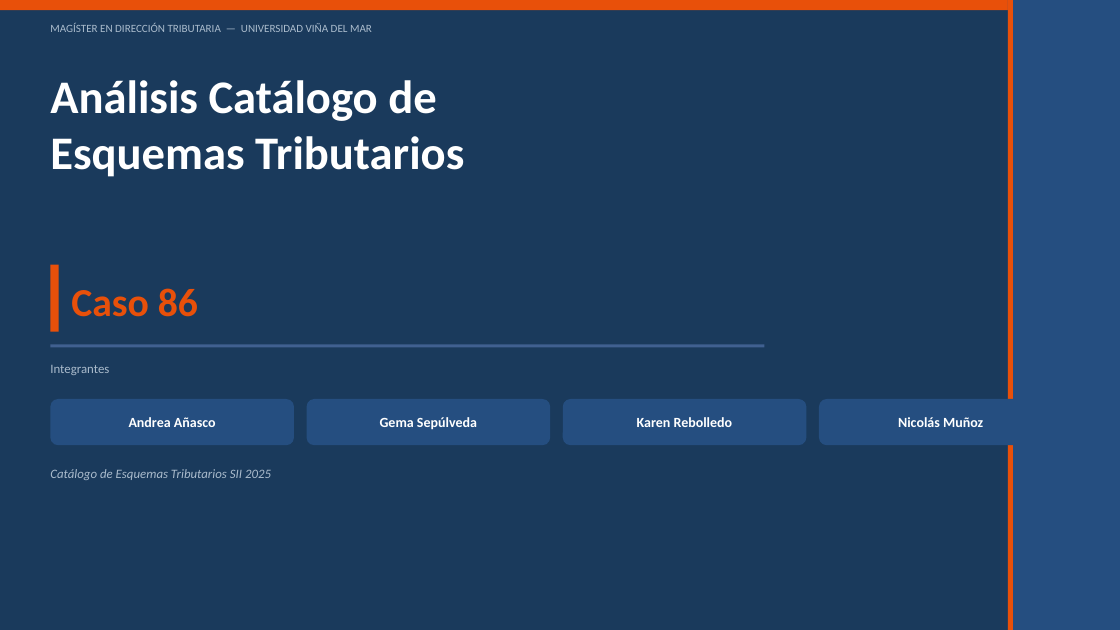
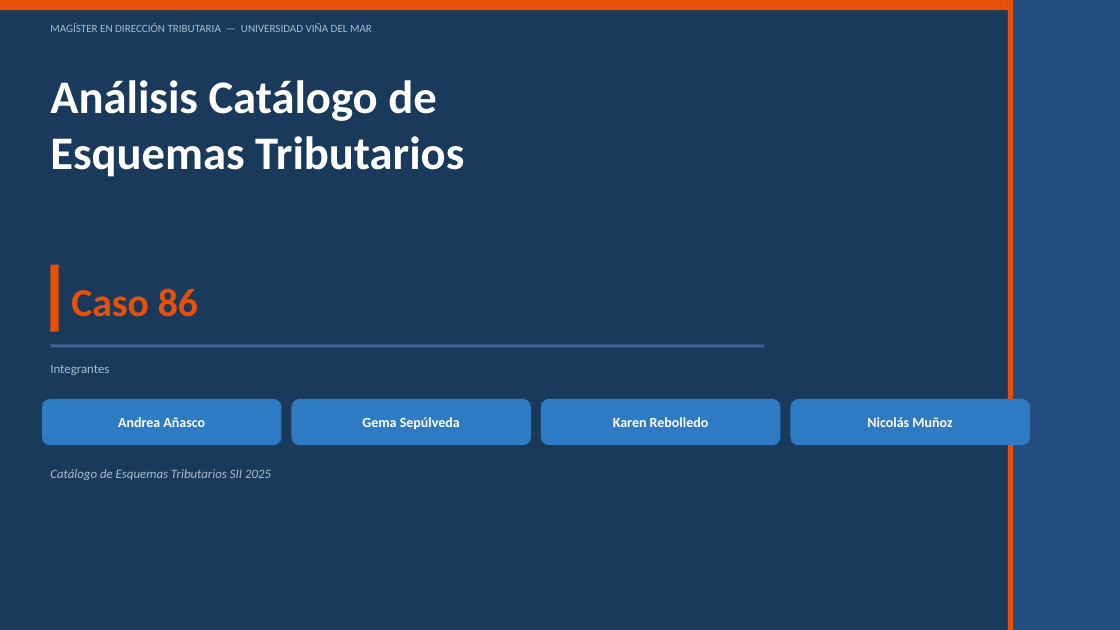
Before and after one commit to nicolasmuozv/Prueba, a slide deck: slide 1 of Caso86_Presentacion.pptx. Drawn at 1120x630 pixels with LibreOffice and Linux fonts; fonts in the diff are those of the drawing. Boxes give left, top, right and bottom in pixels: in the first picture for what was removed or moved away, otherwise in the second. Text is boxed around its words. In the diff, an @@ line names an element or a change of style, - is before the commit and + after.

```diff
--- a/Caso86_Presentacion.pptx
+++ b/Caso86_Presentacion.pptx
@@ rounded rectangle "Andrea Añasco": place and size @@
-rounded rectangle "Andrea Añasco" at (50,399,294,445)
+rounded rectangle "Andrea Añasco" at (42,399,281,445)
@@ rounded rectangle "Gema Sepúlveda": place and size @@
-rounded rectangle "Gema Sepúlveda" at (307,399,550,445)
+rounded rectangle "Gema Sepúlveda" at (292,399,531,445)
@@ rounded rectangle "Karen Rebolledo": place and size @@
-rounded rectangle "Karen Rebolledo" at (563,399,807,445)
+rounded rectangle "Karen Rebolledo" at (541,399,781,445)
@@ fill #254E80 to #2E7BC4 in 4 elements at (42,399,281,445), (292,399,531,445), (541,399,781,445), (791,399,1030,445) @@
@@ rounded rectangle "Nicolás Muñoz": place and size @@
-rounded rectangle "Nicolás Muñoz" at (819,399,1063,445)
+rounded rectangle "Nicolás Muñoz" at (791,399,1030,445)
```
Also in this commit, not shown: 2 other slides changed, 1 other file.
